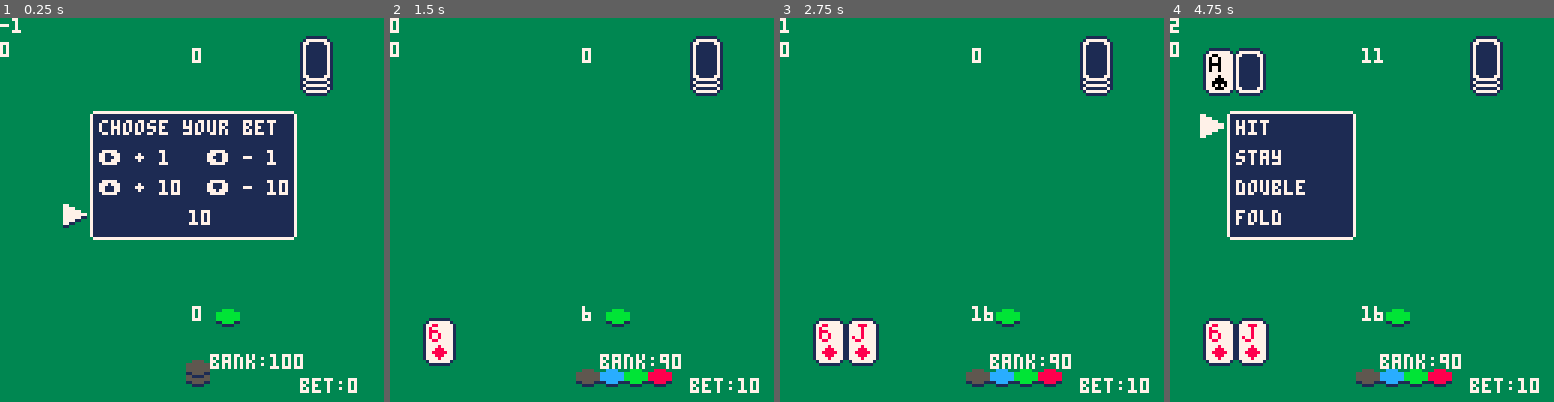
Above: before the commit, frames 1-4 (left to right).
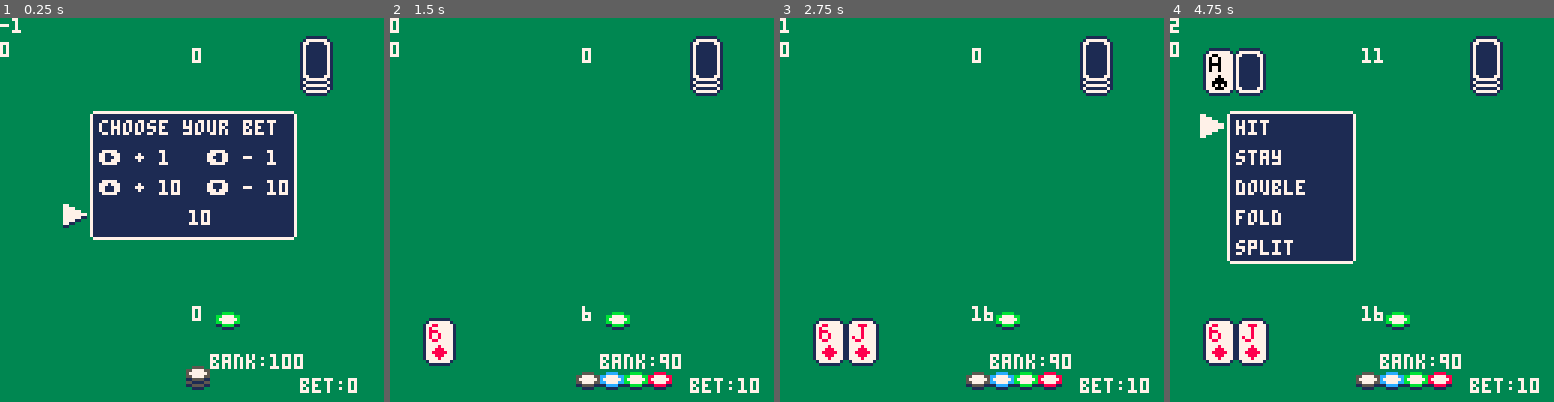
Above: after the commit, the same moments.

Repository: UA-koval/blackjack-pico-8
Game: PICO-8 cartridge blackjack.p8
Same seed, same stepped clock (60 frames per second), same inputs: the game is played once before the commit and once after it.
Inputs:
- Up to frame 1 (0.25 s): no input
- Up to frame 2 (1.5 s): tap O (Z key) at 0.7 s
- Up to frame 3 (2.75 s): hold Right 1.6-2.1 s; tap O (Z key) at 1.7, 2.1, 2.5 s; hold Up 2.15-2.42 s; hold Right from 2.47 s (still down)
- Up to frame 4 (4.75 s): tap O (Z key) every 0.4 s from 2.9 to 4.5 s; release Right at 3.03 s; hold Left 3.08-3.58 s; hold Down 3.63-3.97 s; hold Right 4.02-4.68 s; hold Up from 4.73 s (still down)

The runs differ from the first frame. In frame 1, 0.6% of the frame differs, in the area x 48-63%, y 75-97%; in frame 2, 1.2%; in frame 3, 1.2%; in frame 4, 3.5%, in the area x 14-74%, y 57-97%.

Commit message:
Dev progress

Diff:
--- a/blackjack.p8
+++ b/blackjack.p8
@@ -34,7 +34,7 @@
 bankx=54  banky=120
 -- player choice window
 menux=20   menuy=32
-sizex=40   sizey=40
+sizex=40   sizey=48
 -- bet selection window
 betmenux=31   betmenuy=32
 betsizex=66   betsizey=40
@@ -151,7 +151,7 @@
 	n=56-i
 
 	for j=1,chip_amount[i] do
-		spr(n,betx+(i-offset)*8,bety-j*3)
+		spr(n,betx+(i-offset)*8,bety-j*2)
 	end
 
 end
@@ -179,14 +179,15 @@
 	n=56-i
 
 	for j=1,chip_amount[i] do
-		spr(n,bankx+(i-offset)*8,banky-j*3)
+		spr(n,bankx+(i-offset)*8,banky-j*2)
 	end
 
 end
 
 end -- draw_bank()
 
--- draw ui
+-->8
+-- draw ui functions
 function draw_game_window()
 	 -- window background
 	 line(menux,menuy-1,menux+sizex,menuy-1,7)
@@ -200,6 +201,7 @@
 	 if (#hand>2) pal(7,13)
 	 print("double",menux+2,menuy+20+2,7)
 	 print("fold",menux+2,menuy+30+2,7)
+	 print("split",menux+2,menuy+40+2,7)
 	 pal()
 	 -- cursor
 		spr(35+cursor_anim_frame,menux-10,menuy+item*10)
@@ -247,15 +249,6 @@
 	 end
 	 print("press ❎ to continue",endscreenx+2,endscreeny+10+2,7)
 end
-
-
--->8
--- init
-function _init()
-
-end
-
-
 
 
 -->8
@@ -453,9 +446,9 @@
 00000000111111100000000077770000770000000000000000000000000000000000000011000000771100007777000000000000000000000000000000000000
 00000000111111100000000077000000000000000000000000000000000000000000000000000000110000007700000000000000000000000000000000000000
 000000001111111000000000007777000088880000bbbb0000cccc00005555000000000000000000000000000000000000000000000000000000000000000000
-0000000011111110000000007777777788888888bbbbbbbbcccccccc555555550000000000000000000000000000000000000000000000000000000000000000
-0000000011111110000000007777777788888888bbbbbbbbcccccccc555555550000000000000000000000000000000000000000000000000000000000000000
-0000000071111170000000007777777788888888bbbbbbbbcccccccc555555550000000000000000000000000000000000000000000000000000000000000000
+0000000011111110000000007777777788777788bb7777bbcc7777cc557777550000000000000000000000000000000000000000000000000000000000000000
+0000000011111110000000007777777787777778b777777bc777777c577777750000000000000000000000000000000000000000000000000000000000000000
+0000000071111170000000007777777788777788bb7777bbcc7777cc557777550000000000000000000000000000000000000000000000000000000000000000
 000000000000000000000000117777111188881111bbbb1111cccc11115555110000000000000000000000000000000000000000000000000000000000000000
 00000000000000000000000000111100001111000011110000111100001111000000000000000000000000000000000000000000000000000000000000000000
 
